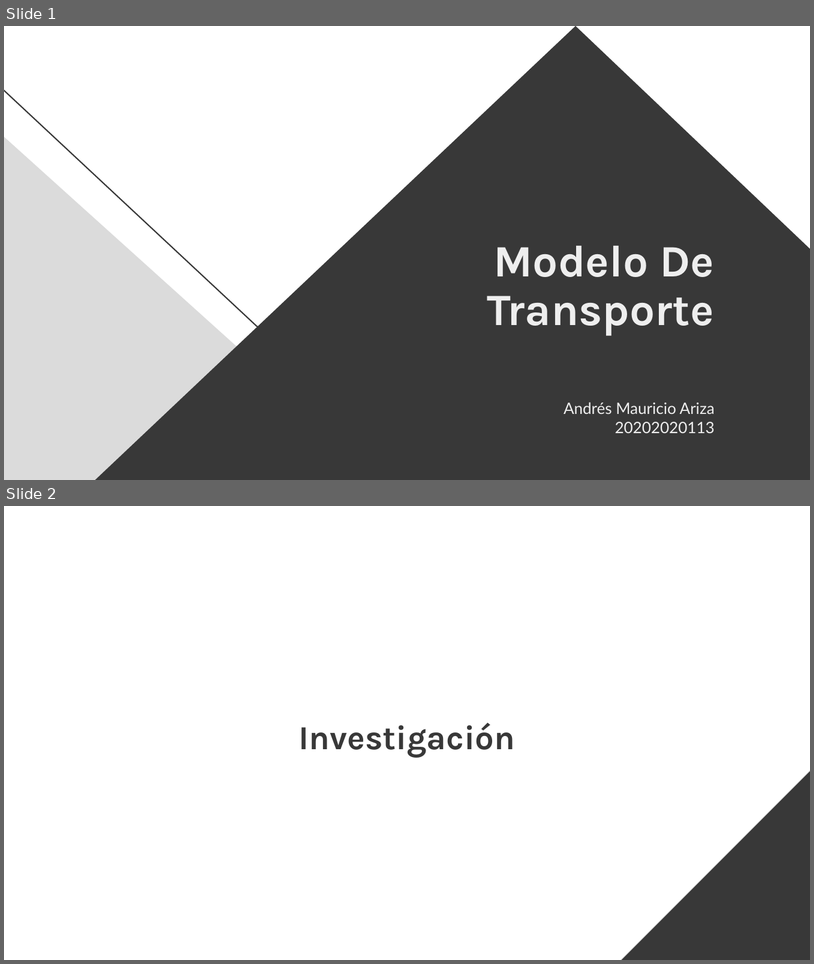
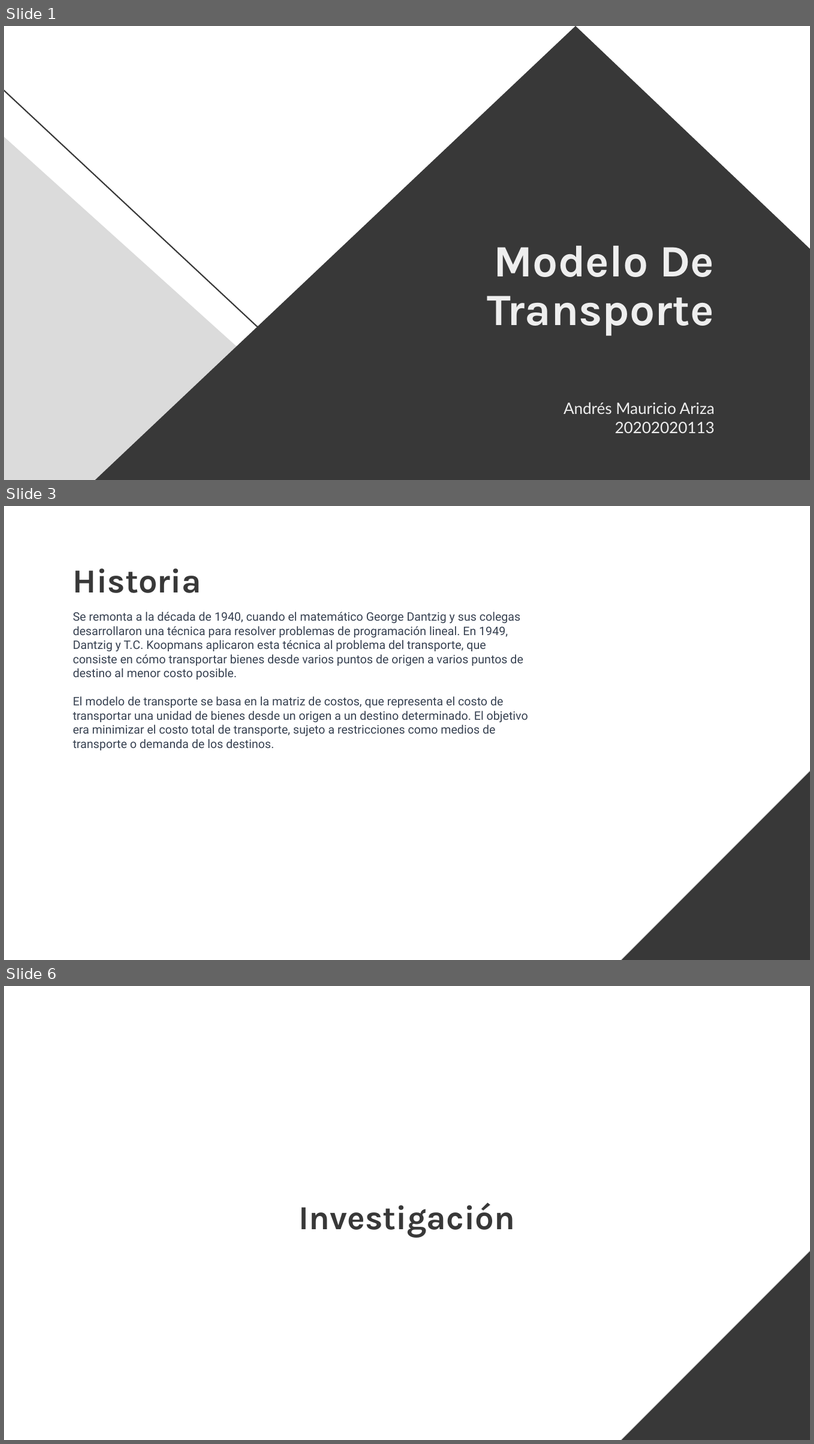
Before and after one commit to Andresmab/IO, a slide deck: Modelo Transporte/Modelo De Transporte.pptx. Shown one above the other, each under a label of ours: slides 1 and 2 before the commit, slides 1, 3 and 6 after it; the slides between them are not shown. The pictures are 814x964 and 814x1444 pixels, drawn with LibreOffice and Linux fonts; fonts in the diff are those of the drawing. Boxes give left, top, right and bottom in pixels: in the first picture for what was removed or moved away, otherwise in the second. Text is boxed around its words. In the diff, an @@ line names an element or a change of style, - is before the commit and + after.

```diff
--- a/Modelo Transporte/Modelo De Transporte.pptx
+++ b/Modelo Transporte/Modelo De Transporte.pptx
@@ slide 3 added at (4,506,810,960), background #FFFFFF; not listed: 1 template element that a slide beside it also shows @@
@@ title added at (73,568,201,593), 40 pt, text #383838, bold @@
+Historia
@@ text added at (73,612,528,750), 14 pt, text #374151 @@
+Se remonta a la década de 1940, cuando el matemático George Dantzig y sus colegas desarrollaron una técnica para resolver problemas de programación lineal. En 1949, Dantzig y T.C. Koopmans aplicaron esta técnica al problema del transporte, que consiste en cómo transportar bienes desde varios puntos de origen a varios puntos de destino al menor costo posible.
+El modelo de transporte se basa en la matriz de costos, que representa el costo de transportar una unidad de bienes desde un origen a un destino determinado. El objetivo era minimizar el costo total de transporte, sujeto a restricciones como medios de transporte o demanda de los destinos.
@@ what was slide 2 is now slide 6 @@
```
Also in this commit, not shown: 6 other slides added, 1 slide removed.
